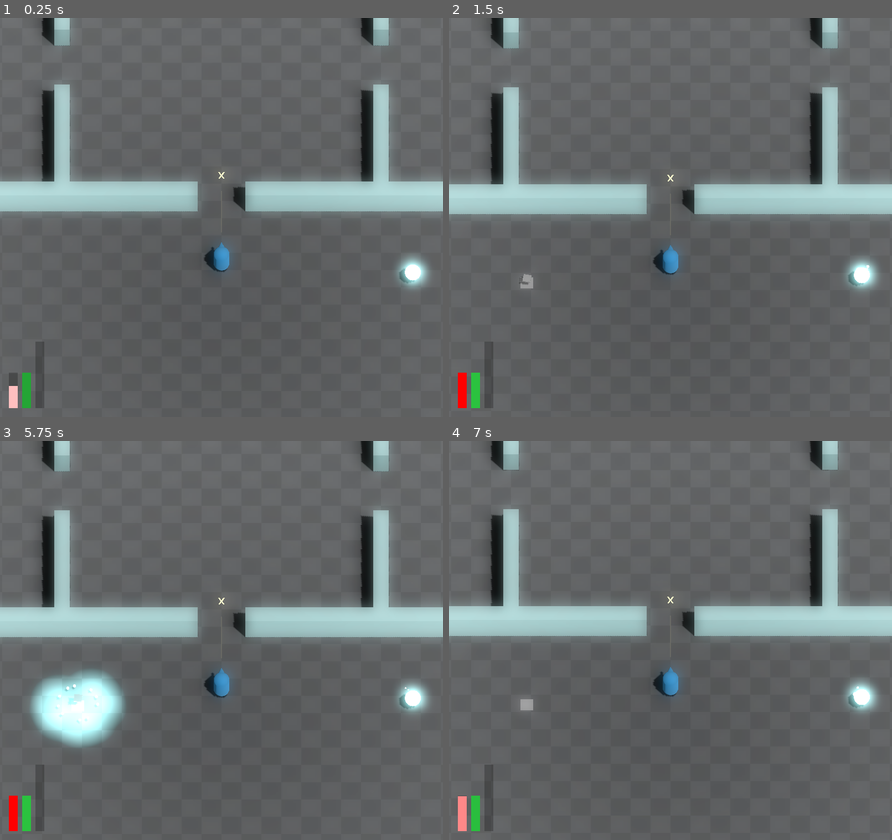
Above: before the commit, frames 1-4 (two rows, left to right).
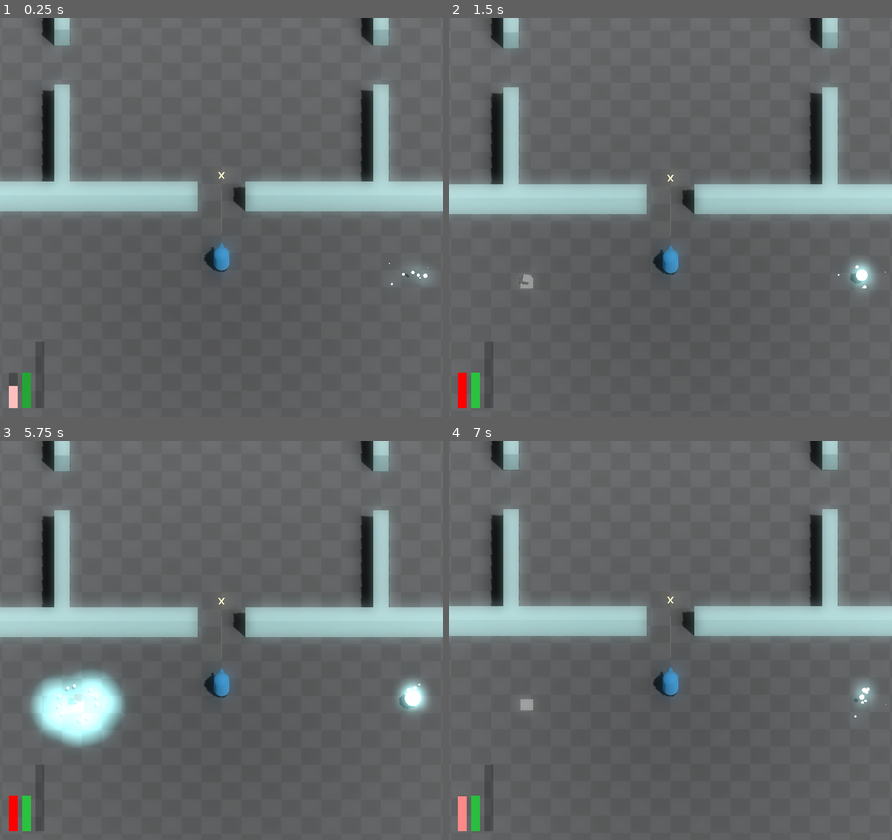
Above: after the commit, the same moments.

Repository: JackEvans24/bullet-absorb
Game: Godot game, scene res://scenes/main.tscn
The game is run twice, just before and just after one commit, with the same random seed, the same clock (stepped at 60 frames per second) and the same inputs.
Inputs:
- Up to frame 1 (0.25 s): no input
- Up to frame 2 (1.5 s): no input
- Up to frame 3 (5.75 s): tap Enter at 4.25 s
- Up to frame 4 (7 s): tap Escape (restart) at 6.5 s

The runs differ from the first frame. In frame 1, 0.4% of the frame differs, in the area x 87-97%, y 59-68%; in frame 2, 0.3%; in frame 3, less than 0.1%; in frame 4, 0.4%.

Commit message:
feat: add particles on orb creation

Diff:
--- a/prefabs/power/power_orb.tscn
+++ b/prefabs/power/power_orb.tscn
@@ -10,6 +10,35 @@
 material = ExtResource("3_pwhd1")
 
 [sub_resource type="SphereShape3D" id="SphereShape3D_34gph"]
+
+[sub_resource type="Curve" id="Curve_thp3e"]
+_data = [Vector2(0, 0), 0.0, 8.55633, 0, 0, Vector2(0.252011, 1), 0.0, 0.0, 0, 0, Vector2(1, 0), -3.02402, 0.0, 0, 0]
+point_count = 3
+
+[sub_resource type="CurveTexture" id="CurveTexture_gglui"]
+curve = SubResource("Curve_thp3e")
+
+[sub_resource type="ParticleProcessMaterial" id="ParticleProcessMaterial_4s63c"]
+emission_shape = 6
+emission_ring_axis = Vector3(0, 1, 0)
+emission_ring_height = 0.0
+emission_ring_radius = 0.0
+emission_ring_inner_radius = 2.0
+direction = Vector3(0, 1, 0)
+spread = 0.0
+flatness = 1.0
+radial_velocity_min = -5.0
+radial_velocity_max = -5.0
+gravity = Vector3(0, 0, 0)
+scale_min = 0.4
+scale_curve = SubResource("CurveTexture_gglui")
+turbulence_influence_min = 0.01
+turbulence_influence_max = 0.01
+
+[sub_resource type="SphereMesh" id="SphereMesh_pvaaq"]
+material = ExtResource("3_pwhd1")
+radius = 0.2
+height = 0.4
 
 [sub_resource type="Curve" id="Curve_7drqb"]
 _data = [Vector2(0, 0), 0.0, 0.0, 0, 0]
@@ -86,6 +115,65 @@
 scale_min = 0.5
 scale_curve = SubResource("CurveTexture_4rxgf")
 
+[sub_resource type="Animation" id="Animation_gnlb8"]
+resource_name = "start"
+length = 2.0
+tracks/0/type = "value"
+tracks/0/imported = false
+tracks/0/enabled = true
+tracks/0/path = NodePath("Mesh:scale")
+tracks/0/interp = 1
+tracks/0/loop_wrap = true
+tracks/0/keys = {
+"times": PackedFloat32Array(0, 0.4, 0.6, 1.1, 1.3, 1.8, 2),
+"transitions": PackedFloat32Array(-2, -2, -2, -2, -2, -2, -2),
+"update": 0,
+"values": [Vector3(0.01, 0.01, 0.01), Vector3(0.3, 0.3, 0.3), Vector3(0.2, 0.2, 0.2), Vector3(0.65, 0.65, 0.65), Vector3(0.5, 0.5, 0.5), Vector3(1.2, 1.2, 1.2), Vector3(1, 1, 1)]
+}
+tracks/1/type = "value"
+tracks/1/imported = false
+tracks/1/enabled = true
+tracks/1/path = NodePath("IdleParticles:emitting")
+tracks/1/interp = 1
+tracks/1/loop_wrap = true
+tracks/1/keys = {
+"times": PackedFloat32Array(0, 2),
+"transitions": PackedFloat32Array(1, 1),
+"update": 1,
+"values": [false, true]
+}
+tracks/2/type = "method"
+tracks/2/imported = false
+tracks/2/enabled = true
+tracks/2/path = NodePath(".")
+tracks/2/interp = 1
+tracks/2/loop_wrap = true
+tracks/2/keys = {
+"times": PackedFloat32Array(2),
+"transitions": PackedFloat32Array(1),
+"values": [{
+"args": [],
+"method": &"_on_start_animation_complete"
+}]
+}
+tracks/3/type = "value"
+tracks/3/imported = false
+tracks/3/enabled = true
+tracks/3/path = NodePath("CreateParticles:emitting")
+tracks/3/interp = 1
+tracks/3/loop_wrap = true
+tracks/3/keys = {
+"times": PackedFloat32Array(0),
+"transitions": PackedFloat32Array(1),
+"update": 1,
+"values": [true]
+}
+
+[sub_resource type="AnimationLibrary" id="AnimationLibrary_0gtoc"]
+_data = {
+"start": SubResource("Animation_gnlb8")
+}
+
 [node name="PowerOrb" type="Area3D"]
 collision_layer = 64
 collision_mask = 0
@@ -106,6 +194,16 @@
 script = ExtResource("4_b2vt6")
 power_scene = ExtResource("5_ga1ti")
 power_drop_offset = 2.0
+
+[node name="CreateParticles" type="GPUParticles3D" parent="."]
+transform = Transform3D(1, 0, 0, 0, 1, 0, 0, 0, 1, 0, 1, 0)
+cast_shadow = 0
+emitting = false
+amount = 60
+lifetime = 1.8
+one_shot = true
+process_material = SubResource("ParticleProcessMaterial_4s63c")
+draw_pass_1 = SubResource("SphereMesh_pvaaq")
 
 [node name="IdleParticles" type="GPUParticles3D" parent="."]
 transform = Transform3D(1, 0, 0, 0, 1, 0, 0, 0, 1, 0, 1, 0)
@@ -124,3 +222,9 @@
 explosiveness = 1.0
 process_material = SubResource("ParticleProcessMaterial_yroj6")
 draw_pass_1 = SubResource("SphereMesh_ryj1u")
+
+[node name="Animator" type="AnimationPlayer" parent="."]
+libraries = {
+"": SubResource("AnimationLibrary_0gtoc")
+}
+autoplay = "start"
--- a/scripts/mechanics/power/power_orb.gd
+++ b/scripts/mechanics/power/power_orb.gd
@@ -12,12 +12,15 @@
 
 func _ready():
 	drop_power.power_drop_count = power_count
+
+func _on_start_animation_complete():
 	absorb_handler.absorb_triggered.connect(_on_absorb_triggered)
 
 # TODO: REPLACE INSTANT DEATH WITH HEALTH
 func _on_absorb_triggered():
 	call_deferred("destroy")
 
+# TODO: HOOK UP SCREEN SHAKE?
 func destroy():
 	drop_power.drop_all_power()
 
Not shown: 1 places in prefabs/power/power_orb.tscn that only renumber resources
